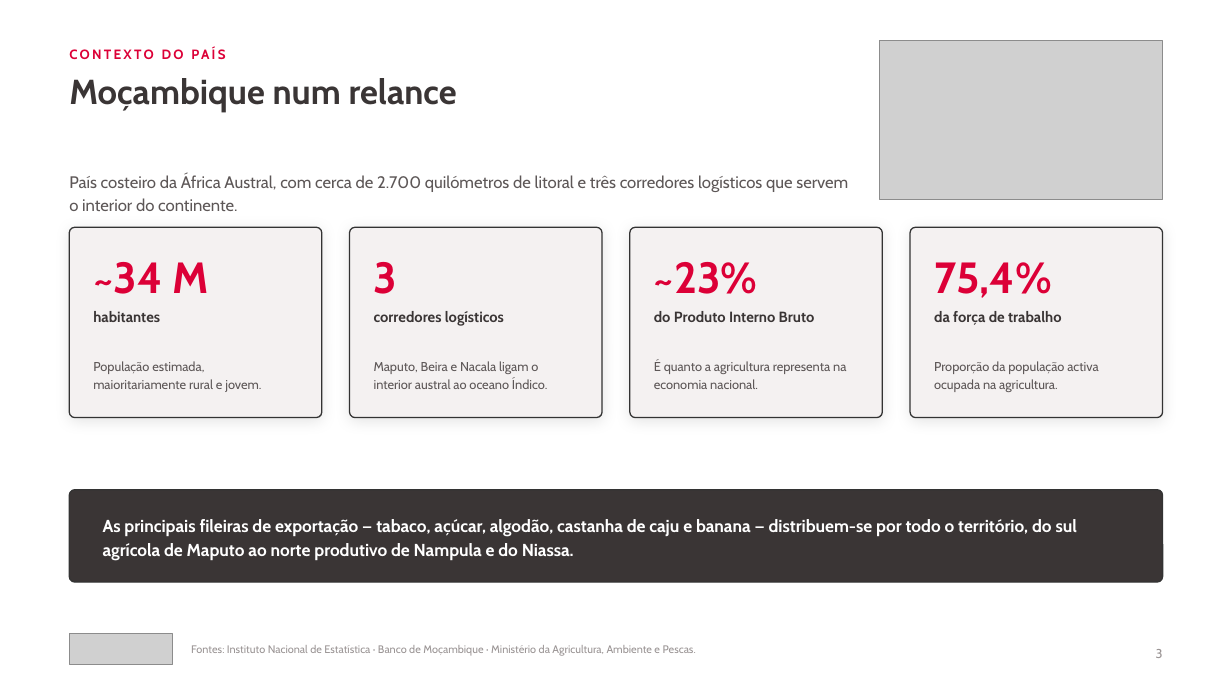
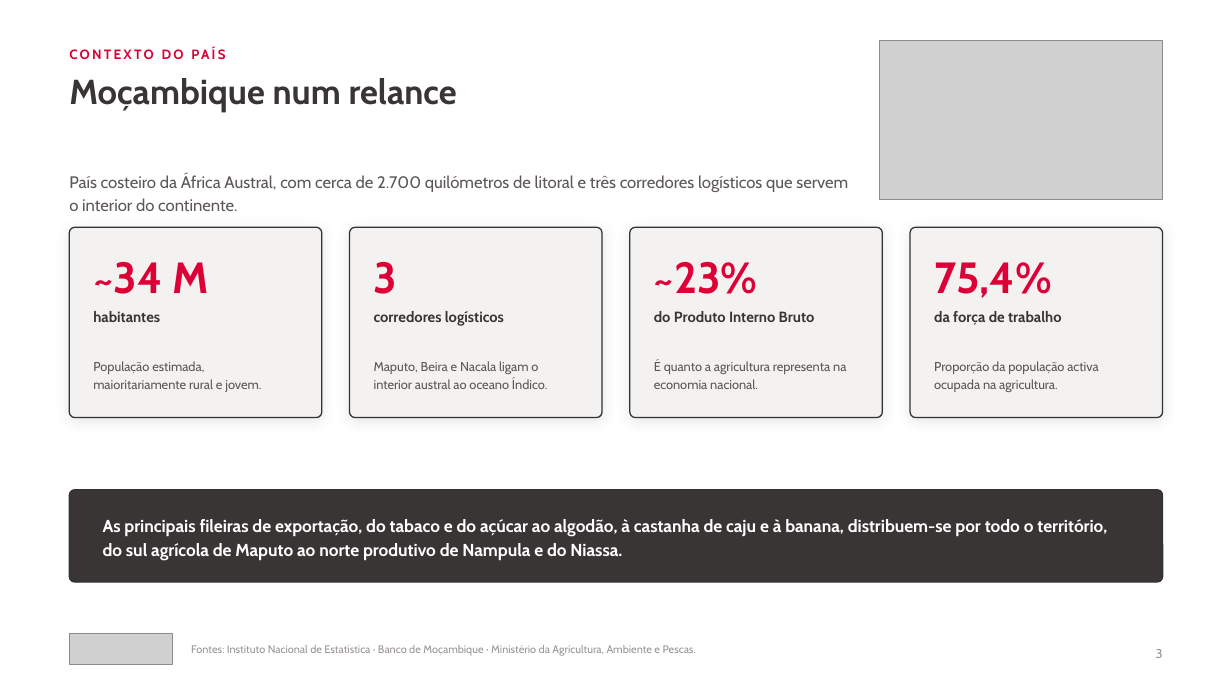
Before and after one commit to timoteomirolejr-hue/momo, a slide deck: slide 3 of cvp-agronegocios/CVP_Agronegocios_Absa_Mocambique_2026.pptx. Drawn at 1232x693 pixels with LibreOffice and Linux fonts; fonts in the diff are those of the drawing; grey boxes stand for pictures. Boxes give left, top, right and bottom in pixels: in the first picture for what was removed or moved away, otherwise in the second. Text is boxed around its words. In the diff, an @@ line names an element or a change of style, - is before the commit and + after.

```diff
--- a/cvp-agronegocios/CVP_Agronegocios_Absa_Mocambique_2026.pptx
+++ b/cvp-agronegocios/CVP_Agronegocios_Absa_Mocambique_2026.pptx
@@ text at [103,519,1107,561]: text changed @@
-As principais fileiras de exportação — tabaco, açúcar, algodão, castanha de caju e banana — distribuem-se por todo o território, do sul agrícola de Maputo ao norte produtivo de Nampula e do Niassa.
+As principais fileiras de exportação, do tabaco e do açúcar ao algodão, à castanha de caju e à banana, distribuem-se por todo o território, do sul agrícola de Maputo ao norte produtivo de Nampula e do Niassa.
```
Also in this commit, not shown: 7 other slides changed, 1 other file.
